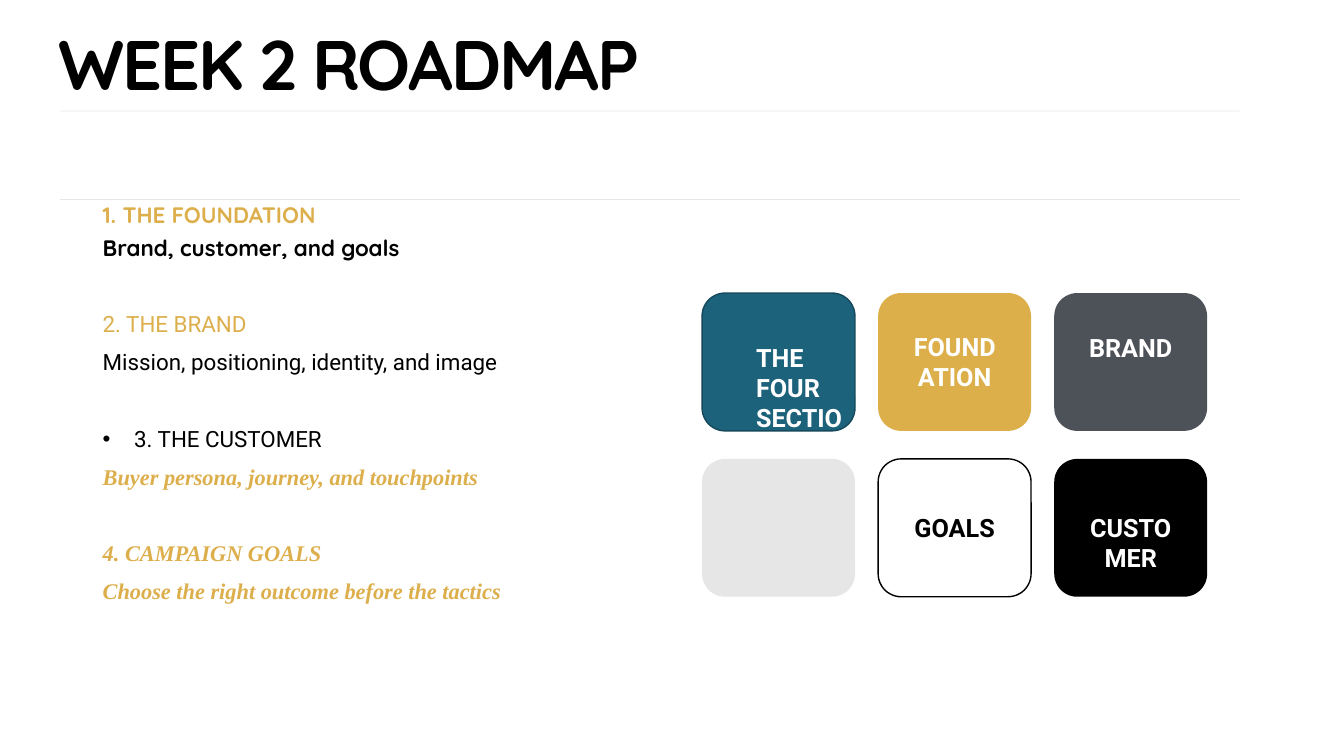
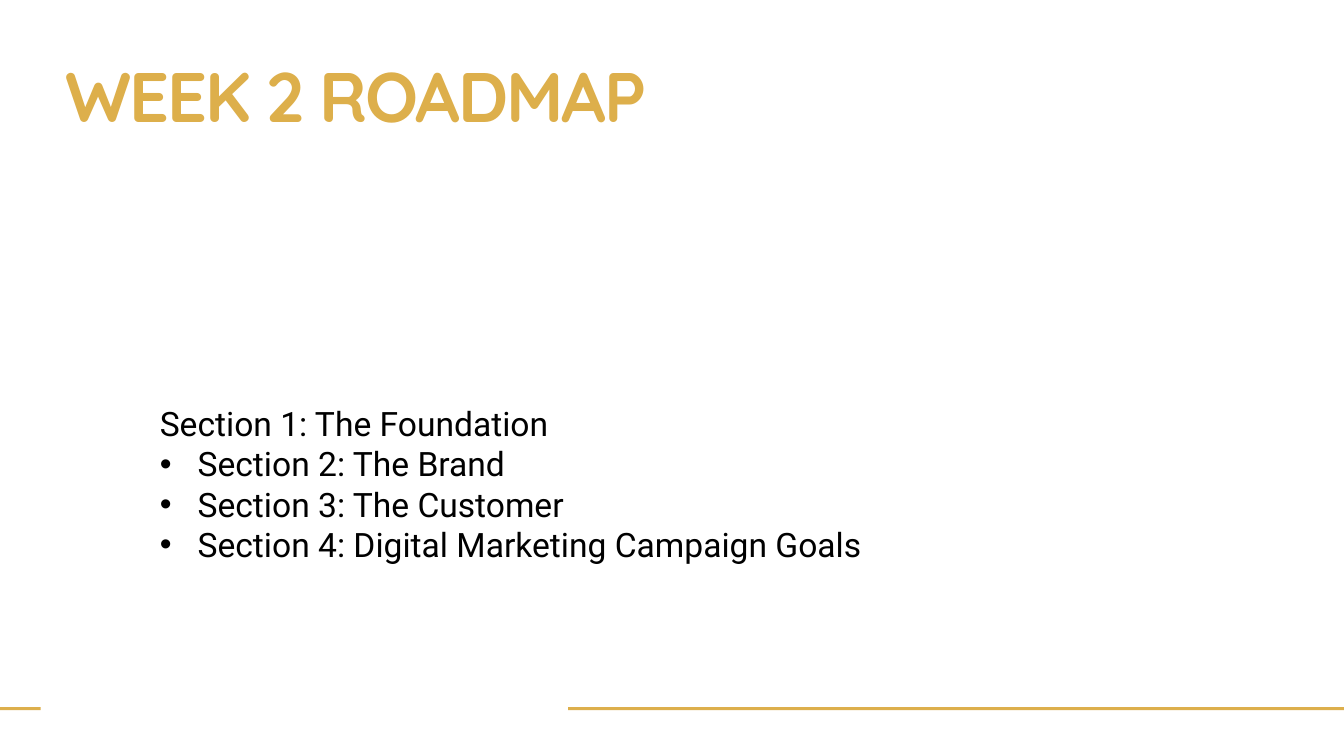
Before and after one commit to kindawilson/digitalmarketing, a slide deck: slide 3 of Week 2/The Foundation - Week 2.pptx. Drawn at 1344x756 pixels with LibreOffice and Linux fonts; fonts in the diff are those of the drawing; background and template pictures are left out. Boxes give left, top, right and bottom in pixels: in the first picture for what was removed or moved away, otherwise in the second. Text is boxed around its words. In the diff, an @@ line names an element or a change of style, - is before the commit and + after.

Commit message:
ppt update

```diff
--- a/Week 2/The Foundation - Week 2.pptx
+++ b/Week 2/The Foundation - Week 2.pptx
@@ text "WEEK 2 ROADMAP": place and size @@
-text "WEEK 2 ROADMAP" at (58,40,640,91)
+text "WEEK 2 ROADMAP" at (66,72,647,123)
@@ text "WEEK 2 ROADMAP" at (66,72,647,123): text colour #000000 to #DDAF4B; line spacing 0.9 to 1; vertical alignment bottom to top @@
@@ line removed from (60, 111) to (1240, 111) @@
@@ line removed from (60, 200) to (1240, 200) @@
@@ text removed at (103,207,500,604) @@
-1. THE FOUNDATION
-Brand, customer, and goals
-2. THE BRAND
-Mission, positioning, identity, and image
-• 3. THE CUSTOMER
-Buyer persona, journey, and touchpoints
-4. CAMPAIGN GOALS
-Choose the right outcome before the tactics
@@ rounded rectangle removed at (703,293,856,432) @@
@@ rounded rectangle removed at (878,293,1031,432) @@
@@ rounded rectangle removed at (1055,293,1208,432) @@
@@ text removed at (900,327,1009,398) @@
-FOUNDATION
@@ text removed at (756,349,820,398) @@
-THE FOUR SECTIONS
@@ text removed at (1089,339,1172,357) @@
-BRAND
@@ text added at (160,410,861,564), 24 pt, text #000000 @@
+Section 1: The Foundation
+• Section 2: The Brand
+• Section 3: The Customer
+• Section 4: Digital Marketing Campaign Goals
@@ rounded rectangle removed at (703,459,856,597) @@
@@ rounded rectangle removed at (878,459,1031,597) @@
@@ rounded rectangle removed at (1055,459,1208,597) @@
@@ text removed at (1077,507,1186,578) @@
-CUSTOMER
@@ text removed at (914,519,994,538) @@
-GOALS
@@ line added from (0, 709) to (40, 709), #DDAF4C 2.25 pt @@
@@ line added from (569, 709) to (1344, 709), #DDAF4C 2.25 pt @@
```
Also in this commit, not shown: 14 other slides changed, 2 slides added, 2 slides removed, 1 other file.
